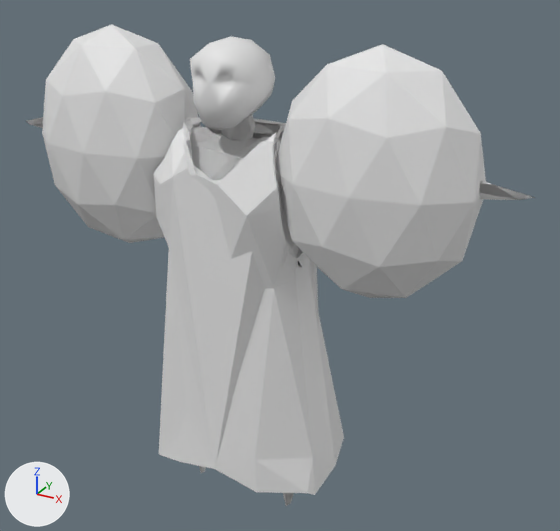
An edit to the glTF model maybraid/assets/characters/clothes/long_dress.glb, drawn before and after from the same camera.
Both versions are drawn from a camera (50 mm lens) standing at (1.67, -2.66, 1.62) and looking at (0.11, 0.16, 0.2). The axes (+X, +Y, +Z) are drawn at lower left. The lights are the same throughout. The first picture is the older version. Where no turn or scale is listed for an object, it has been applied to the vertices. Vertices at exactly the same position are counted once.
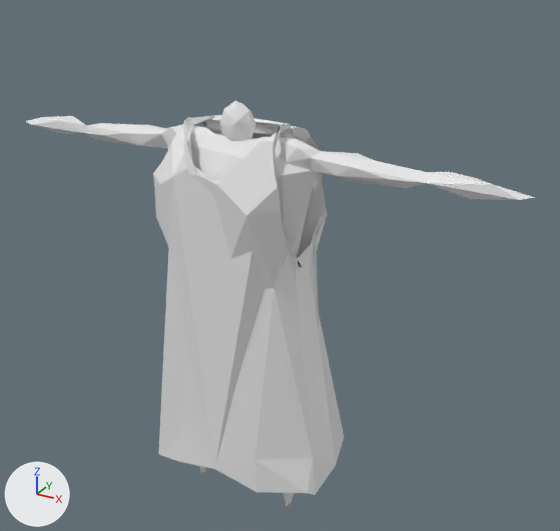
Changed parts and their boxes (x1, y1, x2, y2) in the pictures (560 x 531 px):
'Icosphere.002', deleted: before (42, 25, 486, 298)
'Icosphere.001', deleted: before (190, 36, 275, 128)
'Icosphere.011', deleted (mostly hidden): before (26, 115, 535, 506)
part 1 of me_icosphere_001, shading changed: before (189, 117, 201, 125); after (189, 115, 217, 125)
part 2 of me_icosphere_001, shading changed: (288, 254, 296, 279) in both
'Icosphere', unchanged, uncovered by the edit: before (27, 118, 534, 505); after (26, 101, 535, 506)

The edits, one by one:
me_icosphere_001 has 218 vertices, 443 faces and spans x -0.45..0.46, y -0.24..0.38, z -0.77..0.89.
me_icosphere_001 is used by ob_coat; location (0.0, 0.0, 0.0).
me_icosphere_001 part 1: 2 of the faces centred in x -0.23..-0.19, y -0.13..0.01, z 0.67..0.87 are now shaded smooth.
me_icosphere_001 part 2: 1 of the faces centred in x 0.29, y -0.06, z 0.34 are now shaded smooth.
Object 'Icosphere.001' (ob_icosphere_001) is deleted.
Object 'Icosphere.011' (ob_icosphere_011) is deleted.
Object 'Icosphere.002' (ob_icosphere_002) is deleted.
